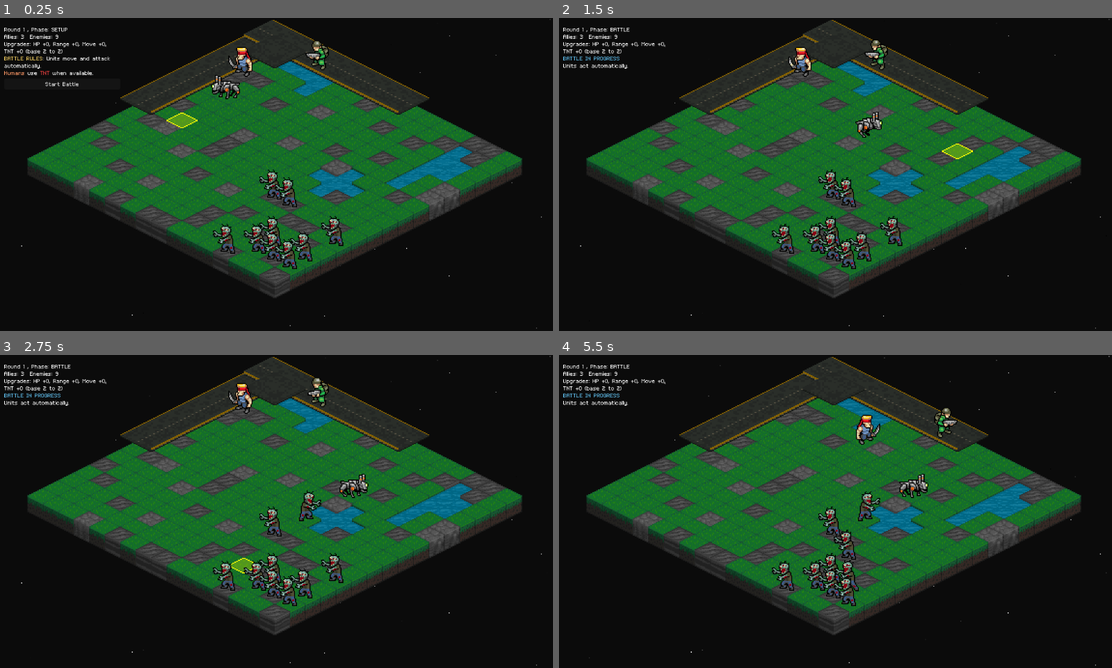
Above: before the commit, frames 1-4 (two rows, left to right).
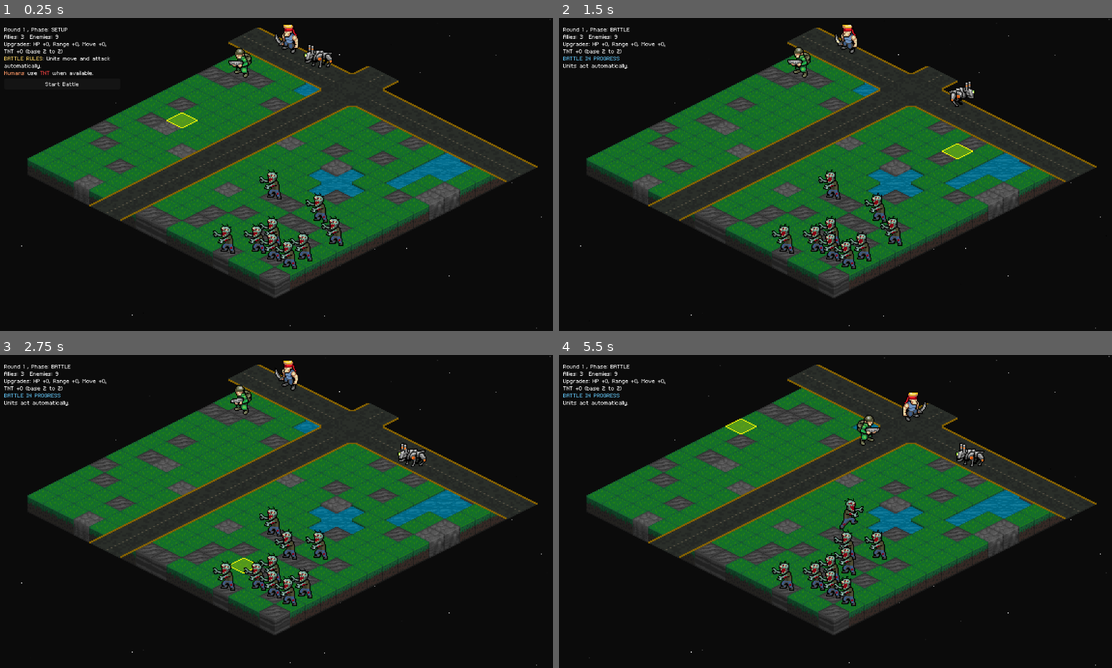
Above: after the commit, the same moments.

Repository: Tekknobot/MEKIII
Game: Godot game, scene res://scenes/Game.tscn
Same seed, same stepped clock (60 frames per second), same inputs: the game is played once before the commit and once after it.
Inputs (mouse positions are in pixels of both pictures, inside the frame that each line leads up to):
- Up to frame 1 (0.25 s): no input
- Up to frame 2 (1.5 s): click "Start Battle" at 0.5 s; move the mouse to (957, 158) at 1.27 s; click (957, 158) at 1.42 s
- Up to frame 3 (2.75 s): drag from (165, 527) to (248, 574) at 2.02 s
- Up to frame 4 (5.5 s): move the mouse to (890, 442) at 2.77 s; click (890, 442) at 2.92 s; drag from (807, 574) to (664, 464) at 3.52 s; move the mouse to (1001, 558) at 4.27 s; click (1001, 558) at 4.42 s; drag from (664, 464) to (752, 433) at 5.02 s

The runs differ from the first frame. In frame 1, 11% of the frame differs, in the area x 16-98%, y 0-66%; in frame 2, 11%; in frame 3, 11%; in frame 4, 12%, in the area x 16-98%, y 0-76%.

Commit message:
Add roads.

Diff:
--- a/scenes/Game.tscn
+++ b/scenes/Game.tscn
@@ -270,31 +270,36 @@
 
 [node name="StarryNight" parent="." instance=ExtResource("20_sv1m6")]
 
+[node name="Units" type="Node2D" parent="."]
+
 [node name="Highlight" type="TileMap" parent="."]
 tile_set = SubResource("TileSet_3xj3m")
 format = 2
 layer_0/modulate = Color(0.09803922, 0.09803922, 0.09803922, 1)
 
+[node name="RoadsDL" type="TileMap" parent="."]
+z_index = -4096
+tile_set = SubResource("TileSet_pn7ev")
+format = 2
+layer_0/modulate = Color(0.60784316, 0.60784316, 0.60784316, 1)
+layer_1/name = "Layer1"
+
+[node name="RoadsDR" type="TileMap" parent="."]
+z_index = -4096
+tile_set = SubResource("TileSet_pn7ev")
+format = 2
+layer_0/modulate = Color(0.60784316, 0.60784316, 0.60784316, 1)
+layer_1/name = "Layer1"
+
+[node name="RoadsX" type="TileMap" parent="."]
+z_index = -4096
+tile_set = SubResource("TileSet_pn7ev")
+format = 2
+layer_0/modulate = Color(0.60784316, 0.60784316, 0.60784316, 1)
+layer_1/name = "Layer1"
+
 [node name="Terrain" type="TileMap" parent="."]
 tile_set = SubResource("TileSet_a8wo8")
-format = 2
-layer_0/modulate = Color(0.60784316, 0.60784316, 0.60784316, 1)
-layer_1/name = "Layer1"
-
-[node name="RoadsDL" type="TileMap" parent="."]
-tile_set = SubResource("TileSet_pn7ev")
-format = 2
-layer_0/modulate = Color(0.60784316, 0.60784316, 0.60784316, 1)
-layer_1/name = "Layer1"
-
-[node name="RoadsDR" type="TileMap" parent="."]
-tile_set = SubResource("TileSet_pn7ev")
-format = 2
-layer_0/modulate = Color(0.60784316, 0.60784316, 0.60784316, 1)
-layer_1/name = "Layer1"
-
-[node name="RoadsX" type="TileMap" parent="."]
-tile_set = SubResource("TileSet_pn7ev")
 format = 2
 layer_0/modulate = Color(0.60784316, 0.60784316, 0.60784316, 1)
 layer_1/name = "Layer1"
@@ -319,8 +324,6 @@
 highlight_texture_1x1 = ExtResource("11_2rd6h")
 highlight_texture_2x2 = ExtResource("12_7ua8r")
 
-[node name="Units" type="Node2D" parent="."]
-
 [node name="Camera2D" type="Camera2D" parent="."]
 zoom = Vector2(2, 2)
 script = ExtResource("8_400sg")
--- a/scenes/tnt.tscn
+++ b/scenes/tnt.tscn
@@ -20,5 +20,6 @@
 [node name="TNT" type="Node2D"]
 
 [node name="AnimatedSprite2D" type="AnimatedSprite2D" parent="."]
+z_index = 4096
 sprite_frames = SubResource("SpriteFrames_wyqij")
 autoplay = "default"
--- a/scripts/game.gd
+++ b/scripts/game.gd
@@ -220,8 +220,8 @@
 @onready var roads_x: TileMap = $RoadsX
 @export var road_pixel_offset_x := Vector2(0, 0) # neutral (center)
 
-@export var road_pixel_offset_dl := Vector2(-32, 0)
-@export var road_pixel_offset_dr := Vector2(32, 0) # <-- this is the “other direction” offset
+@export var road_pixel_offset_dl := Vector2(0, 0)
+@export var road_pixel_offset_dr := Vector2(0, 0) # <-- this is the “other direction” offset
 
 func _rect_top_left(size: Vector2i) -> Rect2i:
 	return Rect2i(Vector2i(0, 0), size)
@@ -423,6 +423,8 @@
 func _ready() -> void:
 	_seed_rng()
 
+	rng.randomize()
+
 	# GridData should be 16x16 here
 	grid.setup(map_width, map_height)
 
@@ -658,21 +660,32 @@
 		ui_reward_label.text = "Defeat. Choose an upgrade and try again"
 	_refresh_ui_status()
 
-
 func _pick_reward(choice: int) -> void:
 	match choice:
 		0: bonus_max_hp += 1
 		1: bonus_attack_range += 1
 		2: bonus_tnt_damage += 1
 
-	# Simple difficulty ramp
+	# Difficulty ramp
 	round_index += 1
 	zombie_count += 2
 
-	# Respawn a new skirmish using the same map rules
+	# ✅ RANDOMIZE SEASON EACH ROUND
+	season = Season.values()[rng.randi_range(0, Season.values().size() - 1)]
+
+	# (Optional) also slightly randomize season strength for variety
+	season_strength = rng.randf_range(0.55, 0.9)
+
+	# ✅ Rebuild map with new season
+	rng.randomize()   # ensures new layout each round
+	grid.setup(map_width, map_height)
+	generate_map()
+	terrain.update_internals()
+	_sync_roads_transform()
+
+	# Respawn units on new map
 	spawn_units()
 	_enter_setup()
-
 
 # -----------------------
 # Mouse -> map helpers
@@ -764,6 +777,27 @@
 	# road tiles sit on even coords (0,2,4,...)
 	return Vector2i((c.x / ROAD_SIZE) * ROAD_SIZE, (c.y / ROAD_SIZE) * ROAD_SIZE)
 
+func _road_extras_from_offset(px_off: Vector2) -> Dictionary:
+	var extra_left := 0
+	var extra_right := 0
+	var extra_top := 0
+	var extra_bottom := 0
+
+	# If you offset a TileMap RIGHT (+x), its LEFT edge looks short -> add 1 cell on LEFT.
+	# If you offset a TileMap LEFT (-x), its RIGHT edge looks short -> add 1 cell on RIGHT.
+	if px_off.x > 0.0:
+		extra_left = 1
+	elif px_off.x < 0.0:
+		extra_right = 1
+
+	# Same idea if you ever offset vertically
+	if px_off.y > 0.0:
+		extra_top = 1
+	elif px_off.y < 0.0:
+		extra_bottom = 1
+
+	return {"l": extra_left, "r": extra_right, "t": extra_top, "b": extra_bottom}
+
 func _add_roads() -> void:
 	if roads_dl == null or roads_dr == null or roads_x == null:
 		return
@@ -773,42 +807,61 @@
 	roads_x.clear()
 	_sync_roads_transform()
 
-	var cols := int(map_width / ROAD_SIZE)
-	var rows := int(map_height / ROAD_SIZE)
-
-	# If you want the cross in the middle, use cols/2 and rows/2.
-	var road_col := clampi(1, 0, cols - 1)
-	var road_row := clampi(1, 0, rows - 1)
-
-	# --- padding for half-tile offsets ---
-	# DL is shifted LEFT (-32) => needs +1 column on the RIGHT (x = cols)
-	var dl_pad_left := (1 if road_pixel_offset_dl.x > 0 else 0)
-	var dl_pad_right := (1 if road_pixel_offset_dl.x < 0 else 0)
-
-	# DR is shifted RIGHT (+32) => needs +1 column on the LEFT (x = -1)
-	var dr_pad_left := (1 if road_pixel_offset_dr.x > 0 else 0)
-	var dr_pad_right := (1 if road_pixel_offset_dr.x < 0 else 0)
-
-	# rc -> bitmask (1=DL, 2=DR)
+	var cols := int(map_width / ROAD_SIZE)   # 16/2 = 8
+	var rows := int(map_height / ROAD_SIZE)  # 16/2 = 8
+
+	# ---- RANDOMIZE WHICH COLUMN/ROW THE LANES USE ----
+	# margin keeps it away from the very edge; set to 0 if you want edge lanes too
+	var margin := 0
+
+	var col_min := clampi(margin, 0, cols - 1)
+	var col_max := clampi(cols - 1 - margin, 0, cols - 1)
+
+	var row_min := clampi(margin, 0, rows - 1)
+	var row_max := clampi(rows - 1 - margin, 0, rows - 1)
+
+	# DL (vertical) picks a random column
+	var road_col := rng.randi_range(col_min, col_max)
+
+	# DR (horizontal) picks a random row
+	var road_row := rng.randi_range(row_min, row_max)
+
+	# (optional) avoid boring same-ish near-center every time by re-rolling once if you want
+	# if road_col == int(cols / 2) and cols > 2:
+	# 	road_col = rng.randi_range(col_min, col_max)
+	# if road_row == int(rows / 2) and rows > 2:
+	# 	road_row = rng.randi_range(row_min, row_max)
+
+	# compute how many extra cells we must paint to reach the visible edges after offsets
+	var ex_dl := _road_extras_from_offset(road_pixel_offset_dl)
+	var ex_dr := _road_extras_from_offset(road_pixel_offset_dr)
+
+	# rc -> bitmask (1=DL lane, 2=DR lane)
 	var conn := {}
 
-	# vertical lane (DL): rows ok, but we keep normal range
-	for ry in range(rows):
+	# -------------------------
+	# Vertical lane (DL tiles)
+	# -------------------------
+	var y0_dl := -int(ex_dl["t"])
+	var y1_dl := (rows - 1) + int(ex_dl["b"])
+	for ry in range(y0_dl, y1_dl + 1 + 9):
 		var rc := Vector2i(road_col, ry)
 		conn[rc] = int(conn.get(rc, 0)) | 1
 
-	# horizontal lane (DR): extend by 1 tile on the side needed by the offset
-	for rx in range(-dr_pad_left, cols + dr_pad_right):
+	# -------------------------
+	# Horizontal lane (DR tiles)
+	# -------------------------
+	var x0_dr := -int(ex_dr["l"])
+	var x1_dr := (cols - 1) + int(ex_dr["r"])
+	for rx in range(x0_dr, x1_dr + 1 + 9):
 		var rc := Vector2i(rx, road_row)
 		conn[rc] = int(conn.get(rc, 0)) | 2
 
-	# ALSO extend DL’s horizontal reach by 1 tile so its shifted map doesn’t look short
-	# (this fills the “one more tile” you’re noticing on the DL side)
-	for rx in range(-dl_pad_left, cols + dl_pad_right):
-		var rc := Vector2i(rx, road_row)
-		conn[rc] = int(conn.get(rc, 0)) | int(conn.get(rc, 0)) # no-op, ensures key exists if needed
-
-	# paint
+	# Ensure the intersection exists
+	var cross := Vector2i(road_col, road_row)
+	conn[cross] = int(conn.get(cross, 0)) | 3
+
+	# Paint tiles into the three TileMaps
 	for rc in conn.keys():
 		var mask := int(conn[rc])
 
Not shown: 5 places in scenes/Game.tscn that only renumber resources
Binary file changed: sprites/Terrain/roads/16.png
Binary file changed: sprites/Terrain/roads/17.png
Binary file changed: sprites/Terrain/roads/18.png
